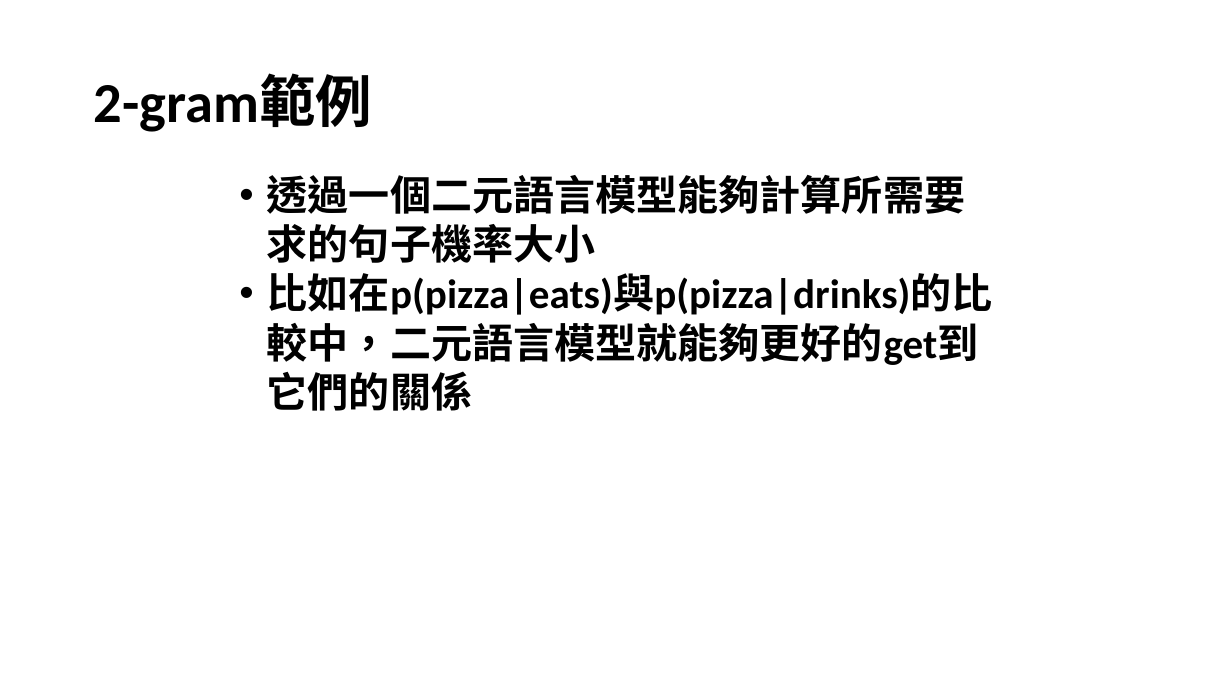
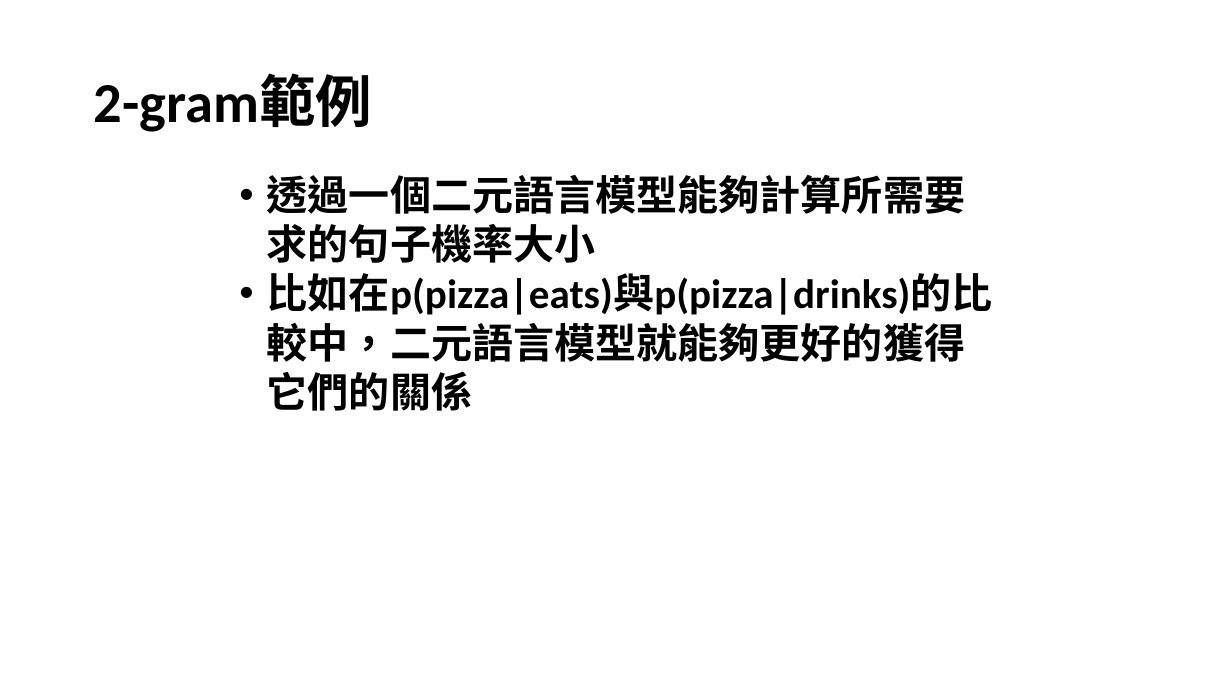
Before and after one commit to joshhu/nlp_must2022, a slide deck: slide 36 of lecture03.pptx. Drawn at 1232x693 pixels with LibreOffice and Linux fonts; fonts in the diff are those of the drawing. Boxes give left, top, right and bottom in pixels: in the first picture for what was removed or moved away, otherwise in the second. Text is boxed around its words. In the diff, an @@ line names an element or a change of style, - is before the commit and + after.

```diff
--- a/lecture03.pptx
+++ b/lecture03.pptx
@@ text at [267,273,993,411]: text changed @@
-• 比如在p(pizza|eats)與p(pizza|drinks)的比較中，二元語言模型就能夠更好的get到它們的關係
+• 比如在p(pizza|eats)與p(pizza|drinks)的比較中，二元語言模型就能夠更好的獲得它們的關係
```
Also in this commit, not shown: 7 other slides changed, 5 other files.
